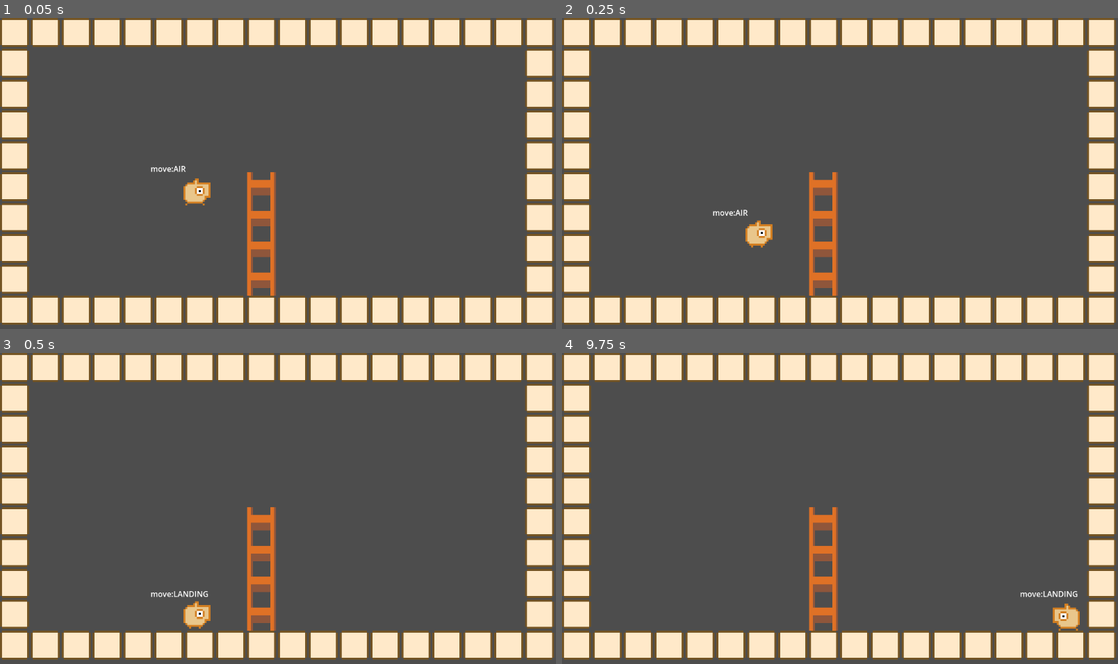
Above: before the commit, frames 1-4 (two rows, left to right).
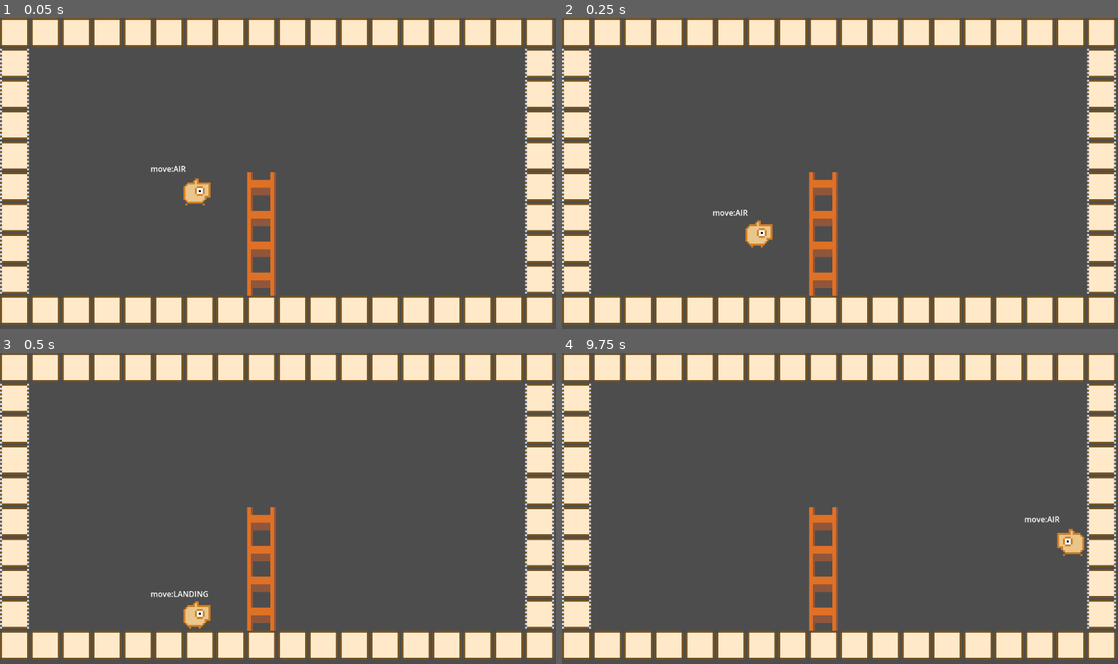
Above: after the commit, the same moments.

Repository: syun77/gd_inovania
Game: Godot game, scene res://Main.tscn
Same seed, same stepped clock (60 frames per second), same inputs: the game is played once before the commit and once after it.
Inputs (mouse positions are in pixels of both pictures, inside the frame that each line leads up to):
- Up to frame 1 (0.05 s): no input
- Up to frame 2 (0.25 s): no input
- Up to frame 3 (0.5 s): no input
- Up to frame 4 (9.75 s): move the mouse to (962, 492) at 0.52 s; hold Space (action) 0.53-1.28 s; hold Right (ui_right) 0.53-2.03 s; tap Up (ui_up) at 0.77, 1.52, 3.02, 3.77, 4.52, 6.02, 6.77, 7.52, 9.02 s; move the mouse to (728, 524) at 1.27 s; tap Space (action) every 1.5 s from 1.35 to 8.85 s; move the mouse to (895, 440) at 2.02 s; hold Left (ui_left) 2.03-2.78 s; hold Space (action) 2.03-2.78 s; move the mouse to (812, 570) at 2.77 s; hold Right (ui_right) 2.78-4.28 s; move the mouse to (1006, 555) at 3.52 s; hold Space (action) 3.53-4.28 s; move the mouse to (673, 461) at 4.27 s; hold Left (ui_left) 4.28-5.03 s; move the mouse to (867, 508) at 5.02 s; hold Right (ui_right) 5.03-5.78 s; hold Space (action) 5.03-5.78 s; tap Enter at 5.75 s; move the mouse to (756, 430) at 5.77 s; hold Left (ui_left) 5.78-7.28 s; move the mouse to (962, 492) at 6.52 s; hold Space (action) 6.53-7.28 s; move the mouse to (728, 524) at 7.27 s; hold Right (ui_right) 7.28-9.53 s; move the mouse to (895, 440) at 8.02 s; hold Space (action) 8.03-8.78 s; move the mouse to (812, 570) at 8.77 s; move the mouse to (1006, 555) at 9.52 s; hold Left (ui_left) from 9.53 s (still down); hold Space (action) from 9.53 s (still down)

The runs differ from the first frame. In frame 1, 0.7% of the frame differs, in the area x 0-100%, y 9-89%; in frame 2, 0.7%; in frame 3, 0.7%; in frame 4, 1.6%, in the area x 0-100%, y 9-90%.

Commit message:
壁ジャンプ実装中

Diff:
--- a/gd_inovania/Main.tscn
+++ b/gd_inovania/Main.tscn
@@ -1,9 +1,10 @@
-[gd_scene load_steps=5 format=3 uid="uid://w7g5p3p3ldbw"]
+[gd_scene load_steps=6 format=3 uid="uid://w7g5p3p3ldbw"]
 
 [ext_resource type="Script" path="res://Main.gd" id="1_ohpg3"]
 [ext_resource type="TileSet" uid="uid://bj4w75hx8d420" path="res://assets/tiles/tile_set.tres" id="1_siuqx"]
 [ext_resource type="PackedScene" uid="uid://ch0yf5nkshbib" path="res://src/player/Player.tscn" id="2_cqxvx"]
 [ext_resource type="PackedScene" uid="uid://cieo8bmyfskl2" path="res://src/gimmic/Ladder.tscn" id="3_lpowu"]
+[ext_resource type="PackedScene" uid="uid://ds1511mlphjqj" path="res://src/gimmic/Wall2.tscn" id="4_2fvv6"]
 
 [node name="Main" type="Node2D"]
 script = ExtResource("1_ohpg3")
@@ -14,11 +15,59 @@
 tile_set = ExtResource("1_siuqx")
 format = 2
 layer_0/name = "BackGround"
-layer_0/tile_data = PackedInt32Array(0, 65536, 0, 1, 65536,  …(179 unchanged characters)… , 65536, 0, 16, 65536, 0, 17, 65536, 0, 65553, 65536, 0, 131089, 65536, 0, 196625, 65536, 0, 262161, 65536, 0, 327697, 65536, 0, 393233, 65536, 0, 458769, 65536, 0, 524305, 65536, 0, 589841, 65536, 0, 589824, 65536, 0, 589825, 65536, 0, 589826, 65536, 0, 589827, 65536, 0, 589828, 65536, 0, 589829, 65536, 0, 589830, 65536, 0, 589831, 65536, 0, 589832, 65536, 0, 589833, 65536, 0, 589834, 65536, 0, 589835, 65536, 0, 589836, 65536, 0, 589837, 65536, 0, 589838, 65536, 0, 589839, 65536, 0, 589840, 65536, 0, 65536, 65536, 0, 131072, 65536, 0, 196608, 65536, 0, 262144, 65536, 0, 327680, 65536, 0, 393216, 65536, 0, 458752, 65536, 0, 524288, 65536, 0)
+layer_0/tile_data = PackedInt32Array(0, 65536, 0, 1, 65536,  …(179 unchanged characters)… , 65536, 0, 16, 65536, 0, 17, 65536, 0, 589841, 65536, 0, 589824, 65536, 0, 589825, 65536, 0, 589826, 65536, 0, 589827, 65536, 0, 589828, 65536, 0, 589829, 65536, 0, 589830, 65536, 0, 589831, 65536, 0, 589832, 65536, 0, 589833, 65536, 0, 589834, 65536, 0, 589835, 65536, 0, 589836, 65536, 0, 589837, 65536, 0, 589838, 65536, 0, 589839, 65536, 0, 589840, 65536, 0)
 
 [node name="Ladder" parent="BgLayer" instance=ExtResource("3_lpowu")]
 position = Vector2(544, 448)
 scale = Vector2(1, 4)
+
+[node name="Wall2" parent="BgLayer" instance=ExtResource("4_2fvv6")]
+position = Vector2(32, 96)
+
+[node name="Wall3" parent="BgLayer" instance=ExtResource("4_2fvv6")]
+position = Vector2(32, 160)
+
+[node name="Wall4" parent="BgLayer" instance=ExtResource("4_2fvv6")]
+position = Vector2(32, 224)
+
+[node name="Wall5" parent="BgLayer" instance=ExtResource("4_2fvv6")]
+position = Vector2(32, 288)
+
+[node name="Wall6" parent="BgLayer" instance=ExtResource("4_2fvv6")]
+position = Vector2(32, 352)
+
+[node name="Wall7" parent="BgLayer" instance=ExtResource("4_2fvv6")]
+position = Vector2(32, 416)
+
+[node name="Wall8" parent="BgLayer" instance=ExtResource("4_2fvv6")]
+position = Vector2(32, 480)
+
+[node name="Wall9" parent="BgLayer" instance=ExtResource("4_2fvv6")]
+position = Vector2(32, 544)
+
+[node name="Wall10" parent="BgLayer" instance=ExtResource("4_2fvv6")]
+position = Vector2(1120, 96)
+
+[node name="Wall11" parent="BgLayer" instance=ExtResource("4_2fvv6")]
+position = Vector2(1120, 160)
+
+[node name="Wall12" parent="BgLayer" instance=ExtResource("4_2fvv6")]
+position = Vector2(1120, 224)
+
+[node name="Wall13" parent="BgLayer" instance=ExtResource("4_2fvv6")]
+position = Vector2(1120, 288)
+
+[node name="Wall14" parent="BgLayer" instance=ExtResource("4_2fvv6")]
+position = Vector2(1120, 352)
+
+[node name="Wall15" parent="BgLayer" instance=ExtResource("4_2fvv6")]
+position = Vector2(1120, 416)
+
+[node name="Wall16" parent="BgLayer" instance=ExtResource("4_2fvv6")]
+position = Vector2(1120, 480)
+
+[node name="Wall17" parent="BgLayer" instance=ExtResource("4_2fvv6")]
+position = Vector2(1120, 544)
 
 [node name="MainLayer" type="CanvasLayer" parent="."]
 
--- a/gd_inovania/project.godot
+++ b/gd_inovania/project.godot
@@ -43,6 +43,7 @@
 2d_physics/layer_1="Player"
 2d_physics/layer_2="Floor"
 2d_physics/layer_3="Ladder"
+2d_physics/layer_4="Wall2"
 
 [rendering]
 
--- /dev/null
+++ b/gd_inovania/src/gimmic/Wall2.tscn
@@ -0,0 +1,19 @@
+[gd_scene load_steps=4 format=3 uid="uid://ds1511mlphjqj"]
+
+[ext_resource type="Texture2D" uid="uid://du64o0yk3k7gu" path="res://assets/images/wall2.png" id="1_wf2od"]
+
+[sub_resource type="PhysicsMaterial" id="PhysicsMaterial_i46b0"]
+
+[sub_resource type="RectangleShape2D" id="RectangleShape2D_ro7gm"]
+size = Vector2(60, 60)
+
+[node name="Wall2" type="StaticBody2D"]
+collision_layer = 8
+physics_material_override = SubResource("PhysicsMaterial_i46b0")
+
+[node name="Sprite" type="Sprite2D" parent="."]
+texture = ExtResource("1_wf2od")
+
+[node name="CollisionShape2D" type="CollisionShape2D" parent="."]
+position = Vector2(-2, -2)
+shape = SubResource("RectangleShape2D_ro7gm")
--- a/gd_inovania/src/player/Player.gd
+++ b/gd_inovania/src/player/Player.gd
@@ -25,6 +25,7 @@
 	LANDING, # 地上.
 	AIR, # 空中.
 	GRABBING_LADDER, # はしごに掴まっている
+	CLIMBING_WALL, # 壁登り中.
 }
 
 ## ジャンプスケール.
@@ -244,14 +245,13 @@
 				_state = eState.DEAD
 			return
 
-	if _is_grabbing_ladder() == false:
-		# はしご以外
+	if _is_add_gravity():
 		# move_and_slide()で足元のタイルを判定したいので
 		# 常に重力を加算.
 		velocity.y += _config.gravity
 
-	if _is_grabbing_ladder():
-		# 上下ではしご移動.
+	if _is_grabbing_ladder() or _is_climbing_wall():
+		# 上下ではしご移動 or 壁登り.
 		var v = Input.get_axis("ui_up", "ui_down")
 		if v != 0:
 			velocity.x = 0 # X方向を止める.
@@ -295,6 +295,10 @@
 		# はしご掴まっていればジャンプできる.
 		return true
 
+	if _is_climbing_wall():
+		# 壁登り中もジャンプできる.
+		return true
+
 	if _jump_cnt == 0:
 		if is_on_floor() == false:
 			if _jump_cnt_max >= 2:
@@ -311,6 +315,11 @@
 	velocity.y = _config.jump_velocity * -1
 	Common.play_se("jump")
 
+	if _is_climbing_wall():
+		# 壁ジャンプは壁と反対側に移動させないと吸着してしまう.
+		var dir = get_wall_normal().x
+		_update_horizontal_moving(false, dir, 10.0)
+
 	# 空中状態にする.
 	_move_state = eMoveState.AIR
 
@@ -327,7 +336,7 @@
 	return false
 
 ## 左右移動の更新.
-func _update_horizontal_moving(can_move:bool=true) -> void:
+func _update_horizontal_moving(can_move:bool=true, force_direction:int=0, multipuly:float=1.0) -> void:
 	if can_move:
 		# 左右キーで移動.
 		if Input.is_action_pressed("ui_left"):
@@ -337,8 +346,12 @@
 	else:
 		_direction = 0
 
+	if force_direction != 0:
+		# 強制的に方向を指定.
+		_direction = force_direction
+
 	var dir = _direction
-	if _config.can_stop:
+	if _config.can_stop and can_move:
 		# デバッグ用に止まれる.
 		if Input.get_axis("ui_left", "ui_right") == 0:
 			dir = 0
@@ -356,6 +369,7 @@
 	var SCROLLPANEL_SPEED = _config.scroll_panel_speed
 	# 前回の速度を減衰させる.
 	var base = velocity.x * (1.0 - GROUND_ACC_RATIO)
+	base *= multipuly
 
 	# 踏んでいるタイルごとの処理.
 	match _stomp_tile:
@@ -478,9 +492,18 @@
 				velocity.y = 0
 			elif is_on_floor():
 				_move_state = eMoveState.LANDING
+		eMoveState.CLIMBING_WALL:
+			if is_on_wall() == false:
+				# 壁から離れた.
+				_move_state = eMoveState.AIR
 		eMoveState.AIR:
 			if is_on_floor():
 				_move_state = eMoveState.LANDING
+			elif is_on_wall():
+				# 壁に掴まる.
+				_move_state = eMoveState.CLIMBING_WALL
+				# 着地 (着地アニメなし)
+				_just_landing(false)
 		eMoveState.LANDING:
 			if is_on_floor() == false:
 				_move_state = eMoveState.AIR
@@ -494,19 +517,31 @@
 				# 着地 (着地アニメなし)
 				_just_landing(false)
 
-# 着地しているかどうか.
+## 着地しているかどうか.
 func _is_landing() -> bool:
 	return _move_state == eMoveState.LANDING
 
-# 空中かどうか.
+## 空中かどうか.
 func _is_in_the_air() -> bool:
 	return _move_state == eMoveState.AIR
 
-# はしごを掴んでいるかどうか.
+## はしごを掴んでいるかどうか.
 func _is_grabbing_ladder() -> bool:
 	return _move_state == eMoveState.GRABBING_LADDER
 
-# デバッグ用更新.
+## 壁を掴んでいるかどうか.
+func _is_climbing_wall() -> bool:
+	return _move_state == eMoveState.CLIMBING_WALL
+
+## 重力の影響を受ける移動状態かどうか.
+func _is_add_gravity() -> bool:
+	match _move_state:
+		eMoveState.GRABBING_LADDER, eMoveState.CLIMBING_WALL:
+			return false
+		_:
+			return true
+
+## デバッグ用更新.
 func _update_debug() -> void:
 	_label.visible = true
 	_label.text = "move:%s"%(eMoveState.keys()[_move_state])
--- a/gd_inovania/src/player/Player.tscn
+++ b/gd_inovania/src/player/Player.tscn
@@ -7,7 +7,9 @@
 size = Vector2(48, 56)
 
 [node name="Player" type="CharacterBody2D"]
-collision_mask = 2
+collision_mask = 10
+platform_floor_layers = 4294967283
+platform_wall_layers = 8
 script = ExtResource("1_ex6wv")
 
 [node name="Sprite" type="Sprite2D" parent="."]
Binary file added: gd_inovania/assets/images/wall2.png
Not shown: 1 places in gd_inovania/assets/tiles/tile_set.tres that only renumber resources
